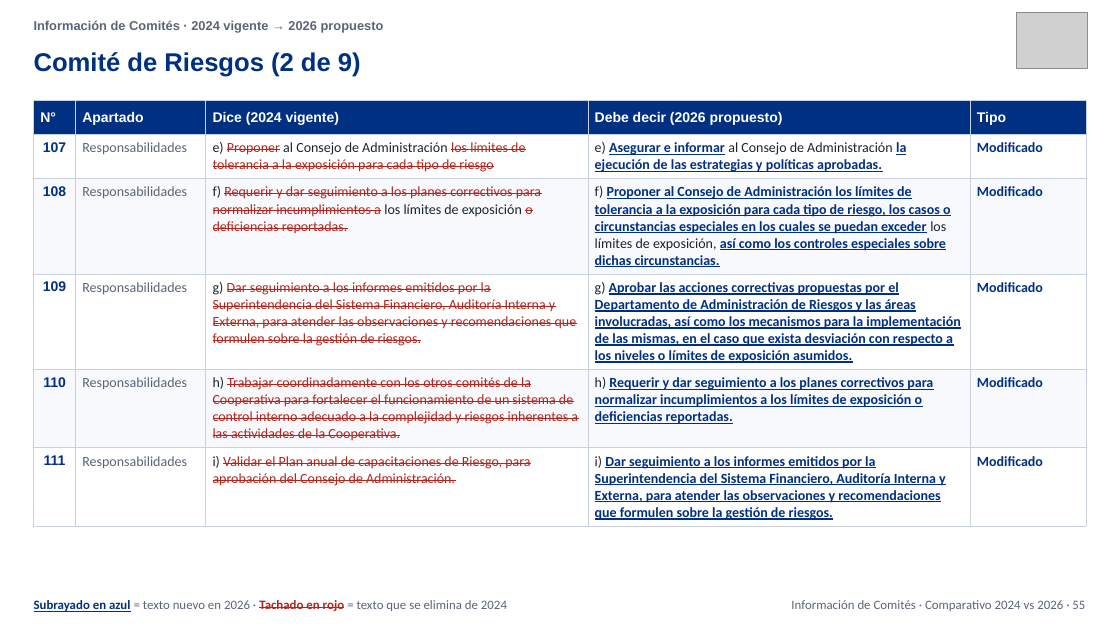
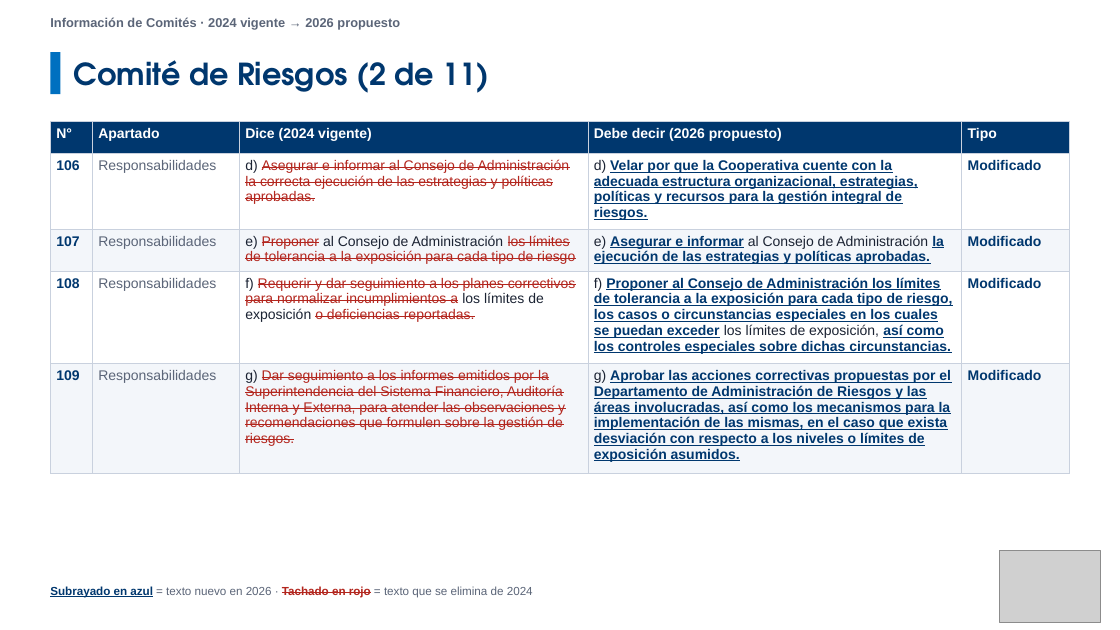
Before and after one commit to menjivar201280/riesgo, a slide deck: slide 61 of politicas/Comparativo_Comite_Riesgos_V03_vs_V04.pptx (slide 55 before the commit). Drawn at 1120x630 pixels with LibreOffice and Linux fonts; fonts in the diff are those of the drawing; grey boxes stand for pictures. Boxes give left, top, right and bottom in pixels: in the first picture for what was removed or moved away, otherwise in the second. Text is boxed around its words. In the diff, an @@ line names an element or a change of style, - is before the commit and + after.

```diff
--- a/politicas/Comparativo_Comite_Riesgos_V03_vs_V04.pptx
+++ b/politicas/Comparativo_Comite_Riesgos_V03_vs_V04.pptx
@@ text "Información de Comités · 2024 ..." moved from (x1=34, y1=20, x2=384, y2=33) to (x1=50, y1=17, x2=400, y2=30) @@
@@ text "Información de Comités · 2024 ..." at (x1=50, y1=17, x2=400, y2=30): vertical alignment middle to top @@
@@ picture removed at (x1=1017, y1=13, x2=1088, y2=68) @@
@@ rectangle added at (x1=50, y1=52, x2=60, y2=94), fill #0070C0 @@
@@ text at (x1=74, y1=60, x2=490, y2=93): text changed; size 22 to 26 pt; font Arial to TeX Gyre Adventor; text colour #003082 to #00376E @@
-Comité de Riesgos (2 de 9)
+Comité de Riesgos (2 de 11)
@@ table at (x1=50, y1=122, x2=1070, y2=466) @@
+row 2: 106 | Responsabilidades | d) Asegurar e informar al Consejo de Administración la correcta ejecución de las estrategias y políticas aprobadas. | d) Velar por que la Cooperativa cuente con la adecuada estructura organizacional, estrategias, políticas y recursos para la gestión integral de riesgos. | Modificado
-row 5: 110 | Responsabilidades | h) Trabajar coordinadamente con los otros comités de la Cooperativa para fortalecer el funcionamiento de un sistema de control interno adecuado a la complejidad y riesgos inherentes a las actividades de la Cooperativa. | h) Requerir y dar seguimiento a los planes correctivos para normalizar incumplimientos a los límites de exposición o deficiencias reportadas. | Modificado
-row 6: 111 | Responsabilidades | i) Validar el Plan anual de capacitaciones de Riesgo, para aprobación del Consejo de Administración. | i) Dar seguimiento a los informes emitidos por la Superintendencia del Sistema Financiero, Auditoría Interna y Externa, para atender las observaciones y recomendaciones que formulen sobre la gestión de riesgos. | Modificado
@@ table resized from (x1=34, y1=101, x2=1086, y2=524) to (x1=50, y1=122, x2=1070, y2=466) @@
@@ picture added at (x1=1000, y1=550, x2=1101, y2=623) @@
@@ text "Subrayado en azul = texto ..." moved from (x1=34, y1=600, x2=507, y2=612) to (x1=50, y1=586, x2=533, y2=598) @@
@@ text "Subrayado en azul = texto ..." at (x1=50, y1=586, x2=533, y2=598): size 11 to 10 pt, font Calibri to Arial; text colour #003082 to #00376E in "Subrayado en azul"; vertical alignment middle to top @@
@@ text removed at (x1=791, y1=600, x2=1085, y2=611) @@
-Información de Comités · Comparativo 2024 vs 2026 · 55
```
Also in this commit, not shown: 68 other slides changed, 14 slides added, 2 slides removed.
